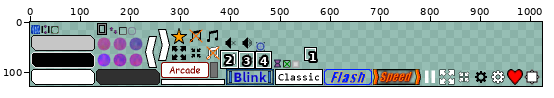
One commit to this sprite sheet: android/assets/drawable/main_textures.png. The first picture is a wide view before the edit; the outline marks the close-up.
Close-up. The starting point:
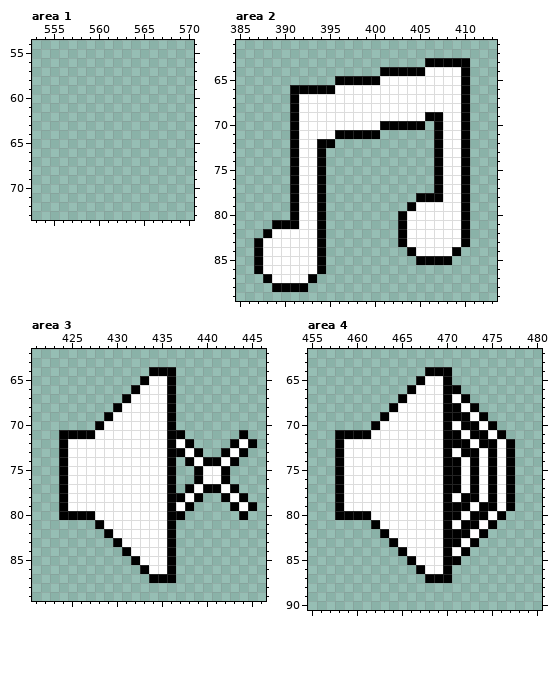
The file is 1024x128 pixels. Shown: area 1: x 553..570, y 54..73; area 2: x 385..413, y 61..89; area 3: x 421..446, y 62..89; area 4: x 455..480, y 62..90. The commit also changed other parts of the picture, which this record leaves out.
Once edited:
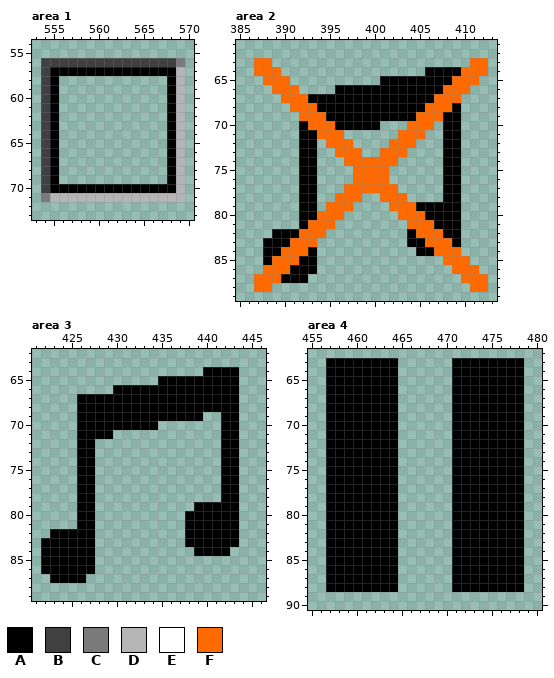
Palette (. is transparent): A #000000  B #404040  C #7a7a7a  D #b5b5b5  E #ffffff  F #ff6a00
Diff:
Changed rows in their new state; - is an unchanged pixel.
Area 1:
first column x 554:
56 BBBBBBBBBBBBBBBC
57 BAAAAAAAAAAAAAAD
58 BA------------AD
59 BA------------AD
60 BA------------AD
61 BA------------AD
62 BA------------AD
63 BA------------AD
64 BA------------AD
65 BA------------AD
66 BA------------AD
67 BA------------AD
68 BA------------AD
69 BA------------AD
70 BAAAAAAAAAAAAAAD
71 CDDDDDDDDDDDDDDD
Area 2:
first column x 387:
63 FF-----------------.....FF
64 FFF-----------.....AAAAFFF
65 -FFF-----.....AAAAAAAAFFF-
66 --FFF....AAAAAAAAAAAAFFF--
67 ---FFFAAAAAAAAAAAAAAFFF.--
68 ----FFFAAAAAAAAAAAAFFFA.--
69 ----.FFFAAAAAAAAAAFFFAA.--
70 ----.AFFFAAAAA...FFF.AA.--
71 ----.AAFFF....--FFF-.AA.--
72 ----.AA.FFF----FFF--.AA.--
73 ----.AA.-FFF--FFF---.AA.--
74 ----.AA.--FFFFFF----.AA.--
75 ----.AA.---FFFF-----.AA.--
76 ----.AA.---FFFF-----.AA.--
77 ----.AA.--FFFFFF----.AA.--
78 ----.AA.-FFF--FFF-...AA.--
79 ----.AA.FFF----FFFAAAAA.--
80 ----.AAFFF------FFFAAAA.--
81 --...AFFF-------.FFFAAA.--
82 -.AAAFFF--------.AFFFAA.--
83 .AAAFFF.--------.AAFFFA.--
84 .AAFFFA.---------.AAFFF---
85 .AFFFAA.----------...FFF--
86 .FFFAAA.--------------FFF-
87 FFFAAA.----------------FFF
88 FF....------------------FF
Area 3:
first column x 422:
64 ------------...---AAAA--
65 -----------..A-AAAAAAA--
66 --------AA-AAA-AAAAAAA--
67 ----AAAAA-AAAA-AAAAAAA--
68 ----AAAA-AAAAA-AAAAAAA--
69 ----AAA-AAAAAA-AAA--AA--
70 ----AA-AAAAAA..-----AA--
71 --..--AA........----AA.-
72 --..AA...........---A-..
73 --..AA............---A.-
74 --..AA.........-....A---
75 --..AA.........--...-A--
76 --..AA.........--...-A--
77 --..AA.........-....A---
78 --..AA............---A.-
79 --..AA...........AAAA-..
80 --..--..........AAAAAA.-
81 ----AA.........-AAAAAA--
82 -AAAAA-........-AAAAAA--
83 AAAAAA--.......-AAAAAA--
84 AAAAAA---......--AAAA---
85 AAAAAA----.....---------
86 AAAAAA-----....---------
87 -AAAA-------...---------
Area 4:
first column x 457:
63 AAAAAAAA------AAAAAAAA
64 AAAAAAAA---...AAAAAAAA
65 AAAAAAAA--....AAAAAAAA
66 AAAAAAAA-.....-AAAAAAA
67 AAAAAAAA......A-AAAAAA
68 AAAAAAA-......-A-AAAAA
69 AAAAAA-A......--A-AAAA
70 AAAAA-AA......A--A-AAA
71 A----AAA......-A--A-AA
72 A-AAAAAA......--A--A-A
73 A-AAAAAA......A--A-A-A
74 A-AAAAAA......-A-A-A-A
75 A-AAAAAA......-A-A-A-A
76 A-AAAAAA......-A-A-A-A
77 A-AAAAAA......-A-A-A-A
78 A-AAAAAA......A--A-A-A
79 A-AAAAAA......--A--A-A
80 A----AAA......-A--A-AA
81 AAAAA-AA......A--A-AAA
82 AAAAAA-A......--A-AAAA
83 AAAAAAA-......-A-AAAAA
84 AAAAAAAA......A-AAAAAA
85 AAAAAAAA-.....-AAAAAAA
86 AAAAAAAA--....AAAAAAAA
87 AAAAAAAA---...AAAAAAAA
88 AAAAAAAA------AAAAAAAA
Pixel boxes of the changes (left, top, right, bottom) in both close-ups:
added: (41, 58, 185, 202)
changed: (254, 58, 488, 292)
changed: (41, 367, 257, 583)
changed: (326, 358, 524, 592)
